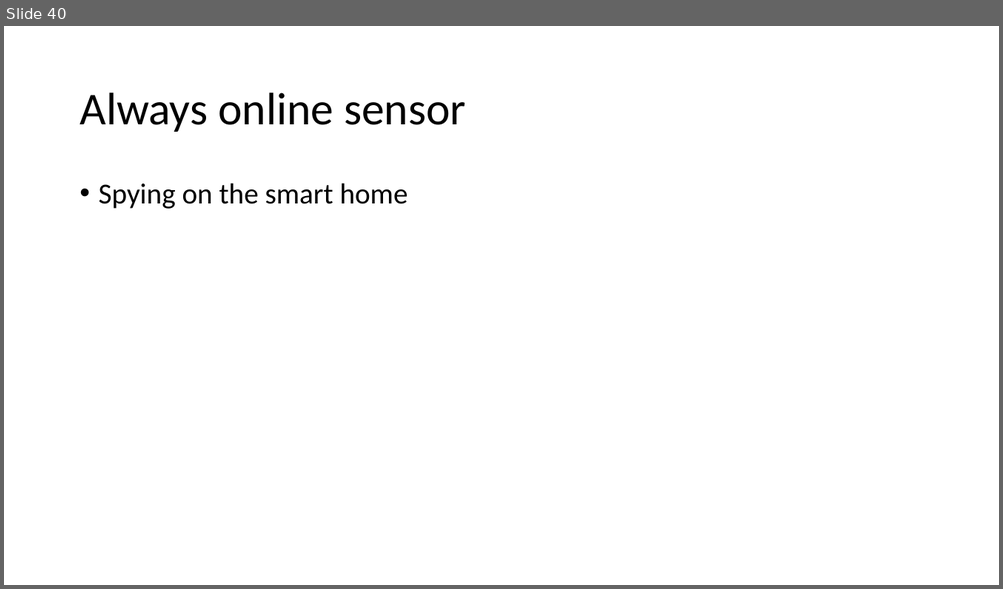
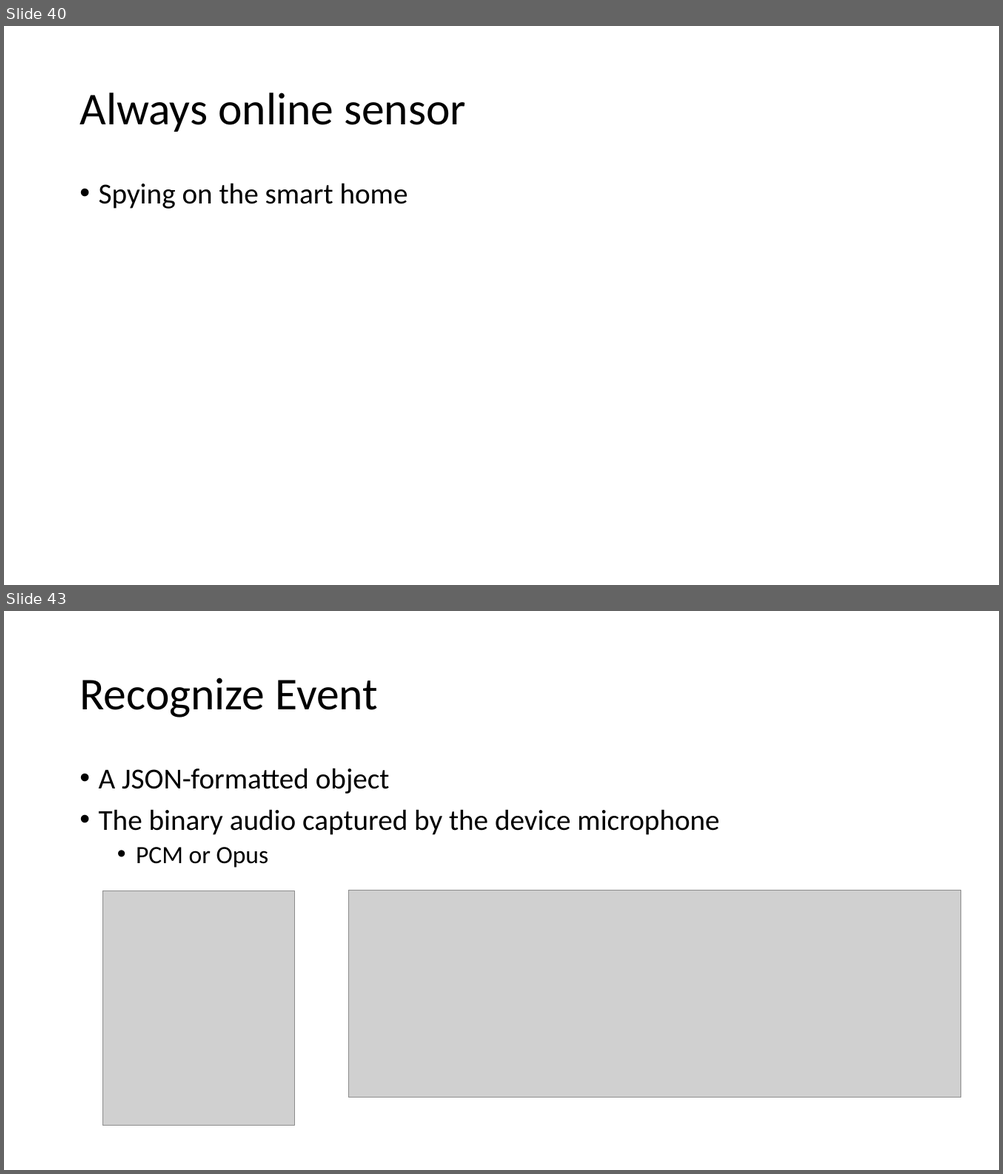
Before and after one commit to GXG-CS/Pi-Alexa, a slide deck: Presentation1.pptx. Shown one above the other, each under a label of ours: slide 40 before the commit, slides 40 and 43 after it; the slides between them are not shown. The pictures are 1003x589 and 1003x1174 pixels, drawn with LibreOffice and Linux fonts; fonts in the diff are those of the drawing; grey boxes stand for pictures. Boxes give left, top, right and bottom in pixels: in the first picture for what was removed or moved away, otherwise in the second. Text is boxed around its words. In the diff, an @@ line names an element or a change of style, - is before the commit and + after.

```diff
--- a/Presentation1.pptx
+++ b/Presentation1.pptx
@@ slide 43 added at [4,611,999,1170], background #FFFFFF @@
@@ title added at [79,678,378,718], 44 pt, text #000000 @@
+Recognize Event
@@ text added at [99,768,719,868], 28 pt, text #000000 @@
+• A JSON-formatted object
+• The binary audio captured by the device microphone
+  • PCM or Opus
@@ picture added at [102,891,294,1127] @@
@@ picture added at [349,891,962,1097] @@
```
Also in this commit, not shown: 4 other slides added.
